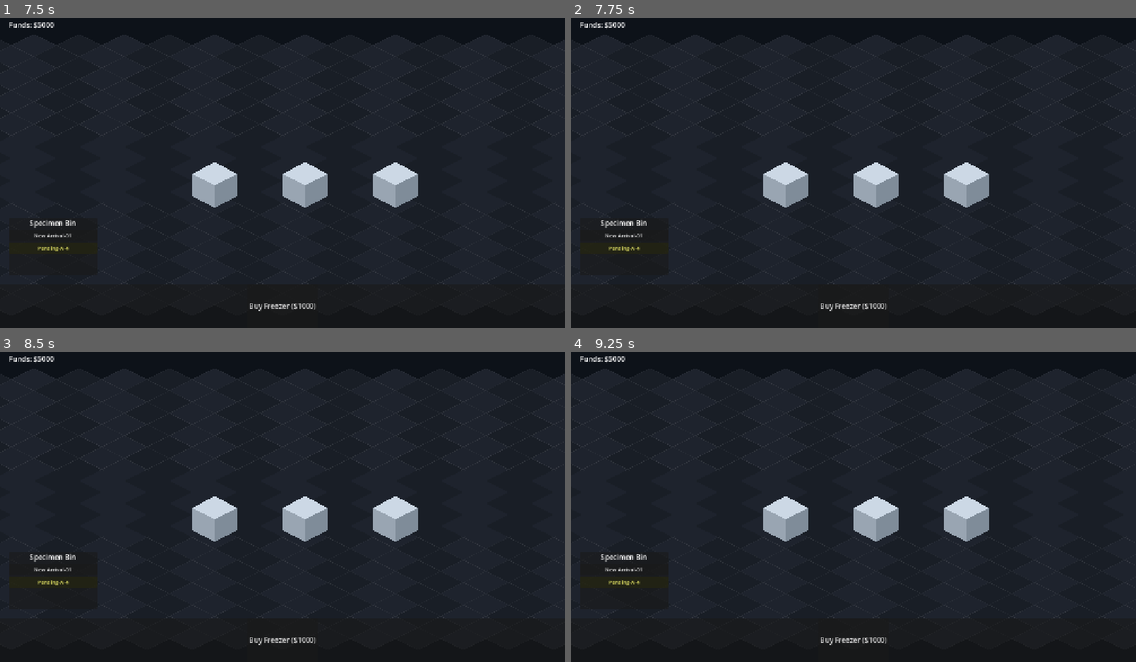
Above: before the commit, frames 1-4 (two rows, left to right).
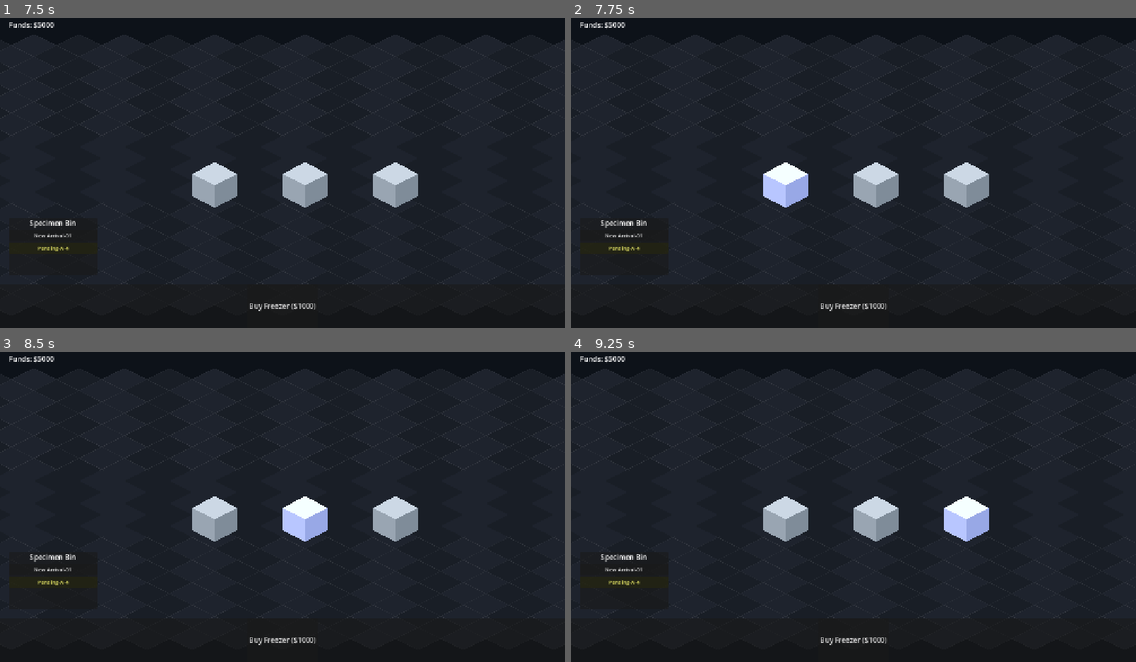
Above: after the commit, the same moments.

Repository: bdunnette/biorepository_tycoon
Game: Godot game, scene res://scenes/Main.tscn
The game is run twice, just before and just after one commit, with the same random seed, the same clock (stepped at 60 frames per second) and the same inputs.
Inputs (mouse positions are in pixels of both pictures, inside the frame that each line leads up to):
- Up to frame 1 (7.5 s): click "New Arrival-01" at 0.5 s; click "New Arrival-01" at 1.25 s; click "Buy Freezer ($1000)" at 2 s; click "Pending-A-4" at 2.75 s; click "Buy Freezer ($1000)" at 3.5 s; click "Pending-A-4" at 4.25 s; click "Buy Freezer ($1000)" at 5 s; click "New Arrival-01" at 5.75 s; click "Pending-A-4" at 6.5 s; tap Enter at 7.25 s; move the mouse to (214, 179) at 7.27 s; click (214, 179) at 7.42 s
- Up to frame 2 (7.75 s): no input
- Up to frame 3 (8.5 s): tap Space at 8 s; move the mouse to (305, 513) at 8.02 s; click (305, 513) at 8.17 s
- Up to frame 4 (9.25 s): tap Enter at 8.75 s; move the mouse to (966, 513) at 8.77 s; click (966, 513) at 8.92 s

Frame 1 is identical in both runs. In frame 2, 0.9% of the frame differs, in the area x 34-42%, y 46-62%; in frame 3, 0.9%; in frame 4, 0.9%.

Commit message:
fix: Prevent double-click handling in Freezer input events
Mark event as handled in _on_input_event to prevent _input fallback from processing the same click twice

Co-authored-by: bdunnette <175838+bdunnette@users.noreply.github.com>

Diff:
--- a/scripts/Freezer.gd
+++ b/scripts/Freezer.gd
@@ -26,14 +26,19 @@
 func _on_input_event(_viewport, event, _shape_idx):
 	if event is InputEventMouseButton and event.pressed:
 		handle_click(event)
+		get_viewport().set_input_as_handled()
 
 
 func _input(event):
 	# Fallback if pickable system is blocked but event reaches node
+	# Only process if the event wasn't already handled
 	if event is InputEventMouseButton and event.pressed and event.button_index == MOUSE_BUTTON_LEFT:
+		if not event.is_pressed():  # Event was consumed
+			return
 		var local_pos = to_local(get_global_mouse_position())
 		if Geometry2D.is_point_in_polygon(local_pos, $CollisionPolygon2D.polygon):
 			handle_click(event)
+			get_viewport().set_input_as_handled()
 
 
 func handle_click(event):
@@ -42,4 +47,3 @@
 
 	if event.button_index == MOUSE_BUTTON_LEFT:
 		GameManager.open_inventory.emit(storage_data)
-		get_viewport().set_input_as_handled()
